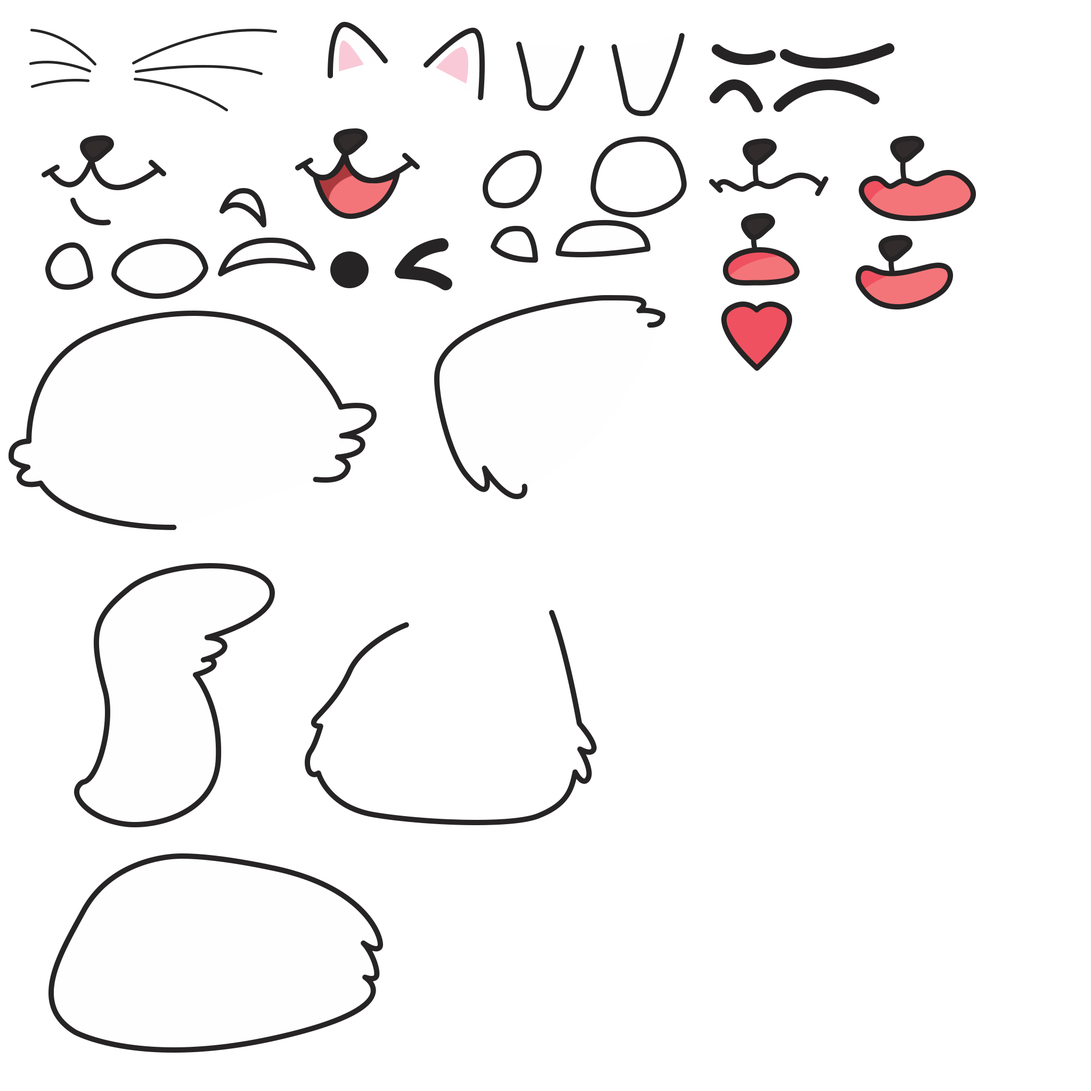
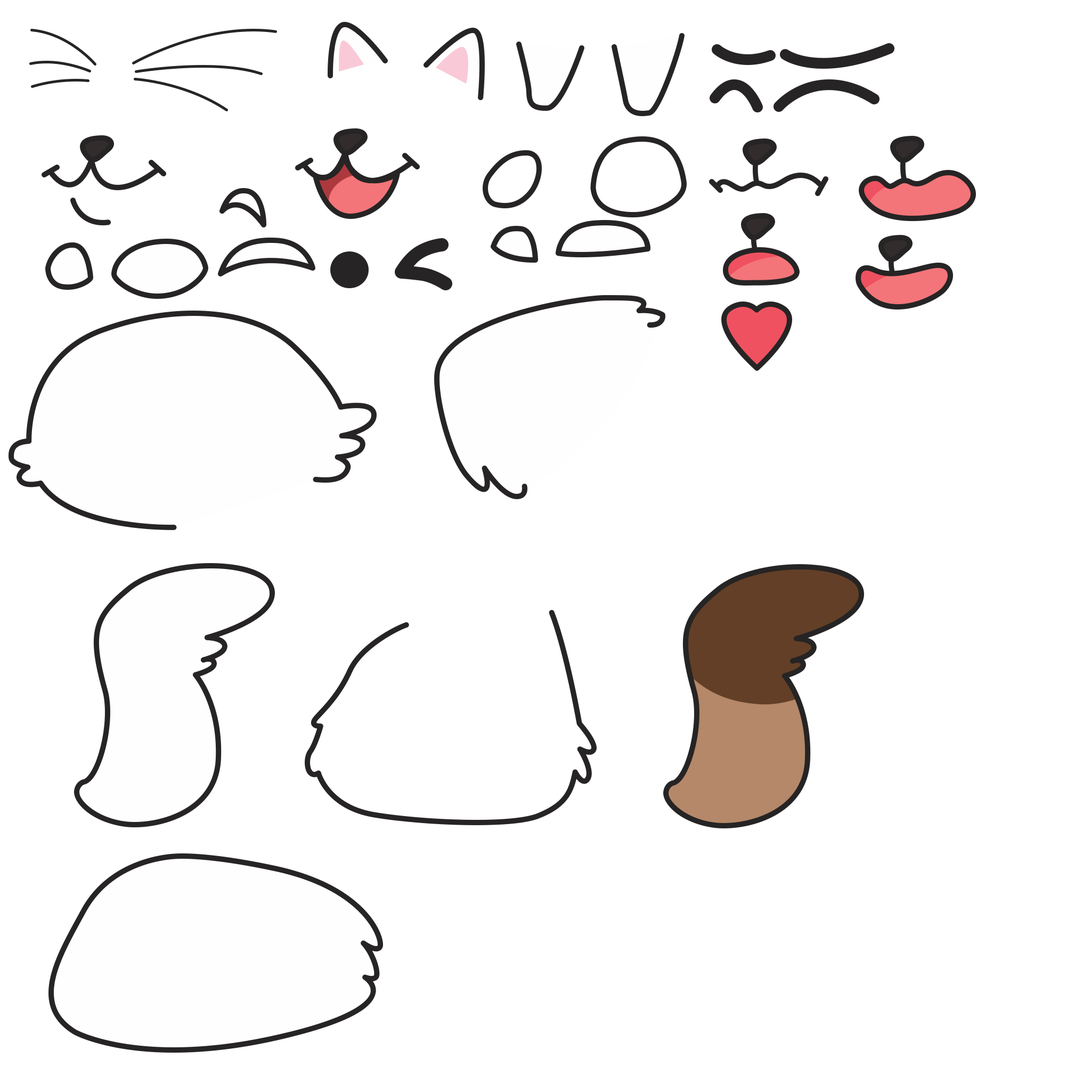
Layer changes from the first 1091×1091 image to the second:
added layer "Layer 5" above "Shape 7 copy" over [663, 564, 865, 829]
added layer "Shape 7 copy" above "Shape 7" over [663, 564, 865, 829]
